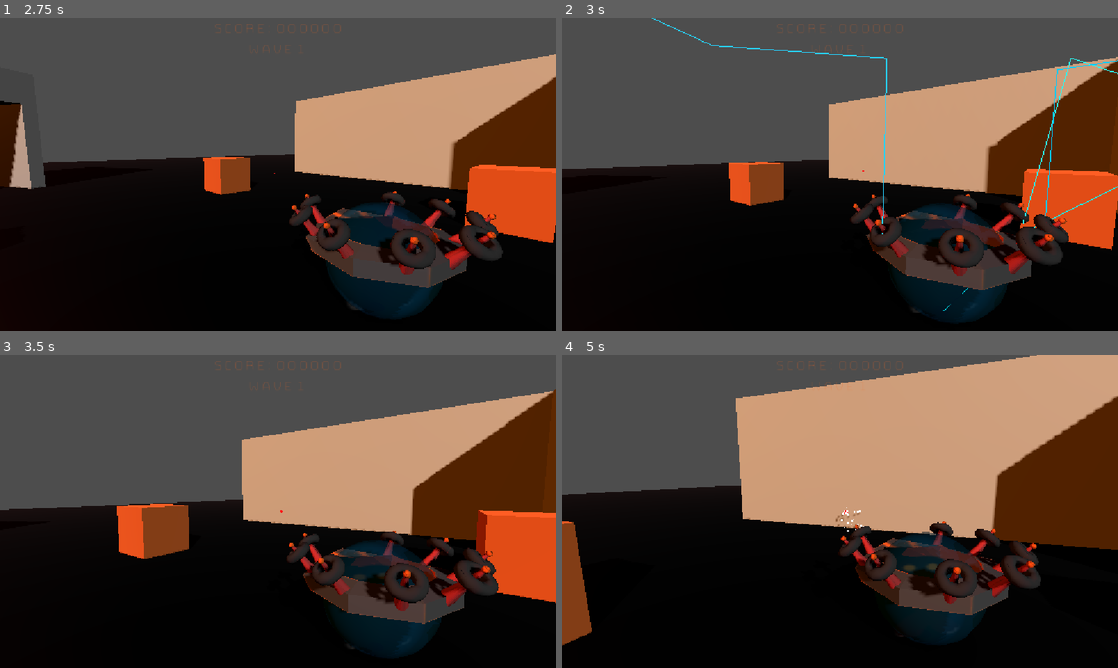
Above: before the commit, frames 1-4 (two rows, left to right).
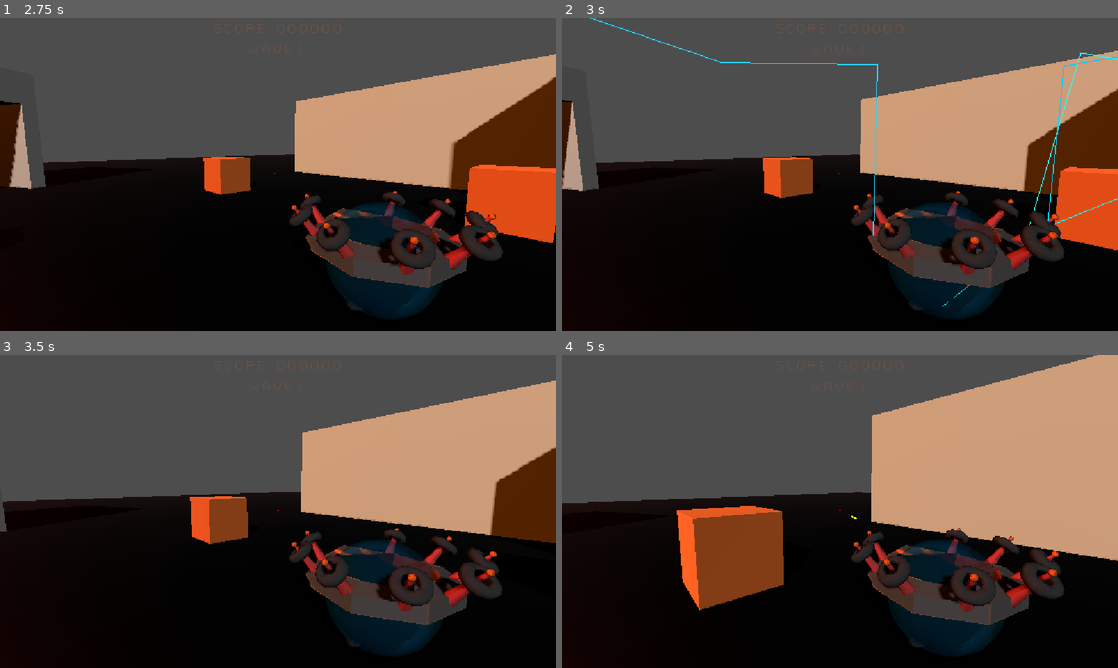
Above: after the commit, the same moments.

Repository: Gamkedo/terminus-2k28
Game: Godot game, scene res://level_menu.tscn
Two runs of this game, one before a commit and one after it. Both use one fixed random seed, a clock stepped at 60 frames per second and the inputs below.
Inputs (mouse positions are in pixels of both pictures, inside the frame that each line leads up to):
- Up to frame 1 (2.75 s): click (400, 161) at 0.5 s; move the mouse to (305, 174) at 1.27 s; hold X (toggle_mouse_capture, bound only after the commit) 1.28-2.03 s; hold W (walk_up) from 1.28 s (still down); click (305, 174) at 1.42 s; move the mouse to (250, 174) at 2.02 s; click (250, 174) at 2.1 s; tap X (toggle_mouse_capture, bound only after the commit) at 2.3 s
- Up to frame 2 (3 s): keep holding W (walk_up); move the mouse to (851, 168) at 2.77 s; hold 0 (weapon0) from 2.78 s (still down); click (851, 168) at 2.92 s
- Up to frame 3 (3.5 s): keep holding W (walk_up); keep holding 0 (weapon0); tap X (toggle_mouse_capture, bound only after the commit) at 3.05 s
- Up to frame 4 (5 s): keep holding W (walk_up); move the mouse to (834, 517) at 3.52 s; release 0 (weapon0) at 3.53 s; tap 1 (weapon1) at 3.6 s; click (834, 517) at 3.67 s; tap X (toggle_mouse_capture, bound only after the commit) at 3.8, 4.55 s; move the mouse to (878, 514) at 4.27 s; hold 2 (weapon2) from 4.28 s (still down); click (878, 514) at 4.42 s

Frame 1 is identical in both runs. In frame 2, 14% of the frame differs, in the area x 0-100%, y 0-98%; in frame 3, 20%; in frame 4, 36%, in the area x 0-100%, y 0-96%.

Commit message:
Enable toggling mouse capture in immersive mode so can easily jump into the debugger/editor
- Found myself not able to look at the remote scene tree or debugger so added a toggling capability. May be useful for the player later but added an option to be able to disable it for release builds via an export

Diff:
--- a/Scripts/gameplay/player/immersive_aim_component.gd
+++ b/Scripts/gameplay/player/immersive_aim_component.gd
@@ -26,10 +26,13 @@
 		return mouse_sensitivity / mouse_sense_modifier
 @export var mouse_active: bool = true
 
+@export var enable_toggle_mouse_capture:bool = true
 
 func _ready() -> void:
 	super()
-	Input.set_mouse_mode(Input.MOUSE_MODE_CAPTURED)
+	_set_mouse_capture(true)
+	# Additionally allow toggling mouse capture in debug builds so can bounce into the editor
+	enable_toggle_mouse_capture = enable_toggle_mouse_capture or OS.is_debug_build()
 
 
 func handle_aiming(player: Player, delta: float) -> void:
@@ -61,13 +64,26 @@
 func _input(event: InputEvent) -> void:
 	if not mouse_active:
 		return
+
+	if event.is_action_pressed("toggle_mouse_capture"):
+		_toggle_mouse_capture()
+
 	# this is needed for mouse capture in web games
 	if event is InputEventMouseButton:
 		if event.button_index == MouseButton.MOUSE_BUTTON_LEFT:
-			Input.set_mouse_mode(Input.MOUSE_MODE_CAPTURED)
+			_set_mouse_capture(true)
 	if event is InputEventMouseMotion and Input.mouse_mode == Input.MOUSE_MODE_CAPTURED:
 		mouse_input += event.relative
 
+func _toggle_mouse_capture() -> void:
+	var captured:bool = Input.mouse_mode == Input.MOUSE_MODE_CAPTURED
+	_set_mouse_capture(not captured)
+
+func _set_mouse_capture(captured:bool) -> void:
+	if captured:
+		Input.set_mouse_mode(Input.MOUSE_MODE_CAPTURED)
+	else:
+		Input.set_mouse_mode(Input.MOUSE_MODE_VISIBLE)
 
 func _exit_tree() -> void:
-	Input.set_mouse_mode(Input.MOUSE_MODE_VISIBLE)
+	_set_mouse_capture(false)
--- a/project.godot
+++ b/project.godot
@@ -183,6 +183,11 @@
 "events": [Object(InputEventKey,"resource_local_to_scene":false,"resource_name":"","device":-1,"window_id":0,"alt_press …(191 unchanged characters)…
 ]
 }
+toggle_mouse_capture={
+"deadzone": 0.2,
+"events": [Object(InputEventKey,"resource_local_to_scene":false,"resource_name":"","device":-1,"window_id":0,"alt_pressed":false,"shift_pressed":false,"ctrl_pressed":false,"meta_pressed":false,"pressed":false,"keycode":0,"physical_keycode":88,"key_label":0,"unicode":120,"location":0,"echo":false,"script":null)
+]
+}
 
 [layer_names]
 
